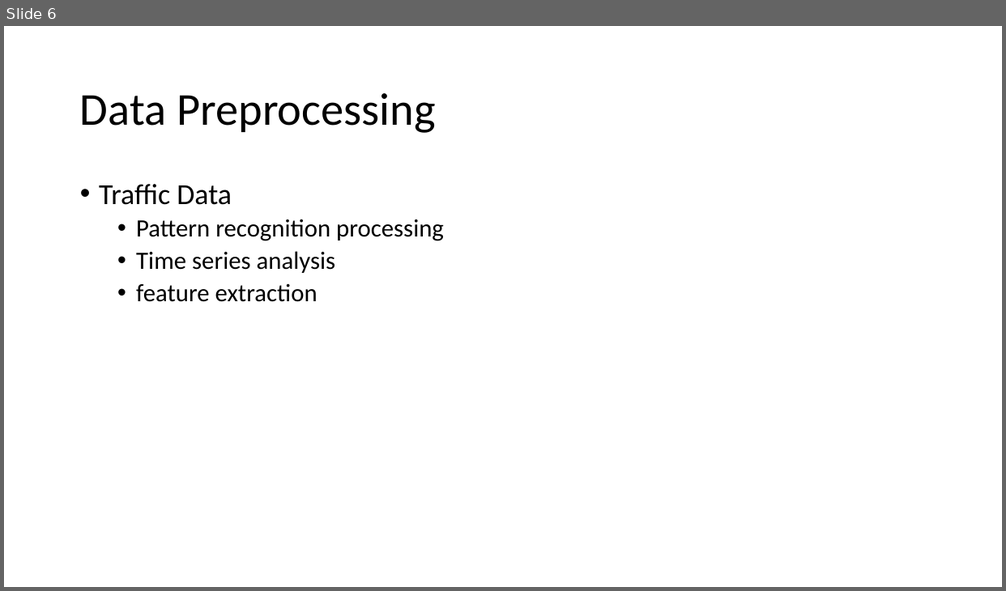
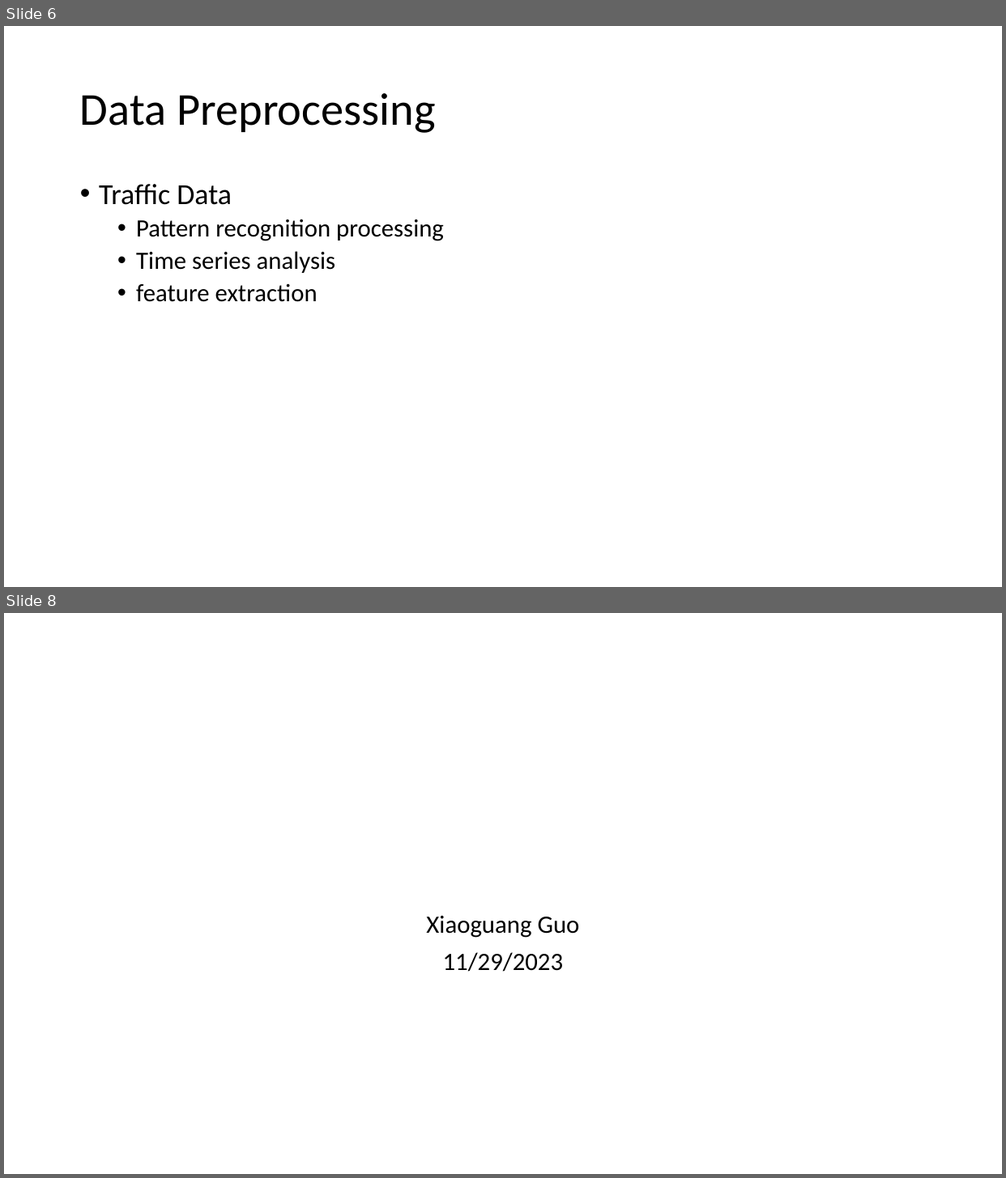
Before and after one commit to GXG-CS/Pi-Alexa, a slide deck: Presentation1.pptx. Shown one above the other, each under a label of ours: slide 6 before the commit, slides 6 and 8 after it; the slides between them are not shown. The pictures are 1006x591 and 1006x1178 pixels, drawn with LibreOffice and Linux fonts; fonts in the diff are those of the drawing. Boxes give left, top, right and bottom in pixels: in the first picture for what was removed or moved away, otherwise in the second. Text is boxed around its words. In the diff, an @@ line names an element or a change of style, - is before the commit and + after.

```diff
--- a/Presentation1.pptx
+++ b/Presentation1.pptx
@@ slide 8 added at <box>4,613,1002,1174</box>, background #FFFFFF @@
@@ subtitle added at <box>426,916,580,972</box>, 24 pt, text #000000 @@
+Xiaoguang Guo
+11/29/2023
```
Also in this commit, not shown: 4 slides changed, 3 other slides added, 1 slide removed, 1 other file.
